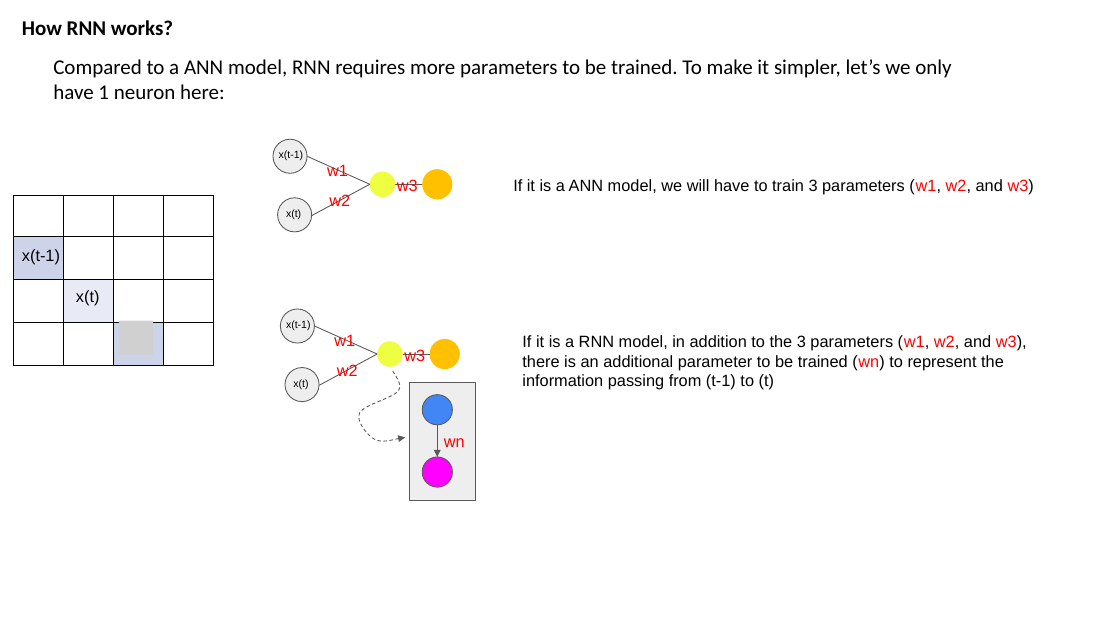
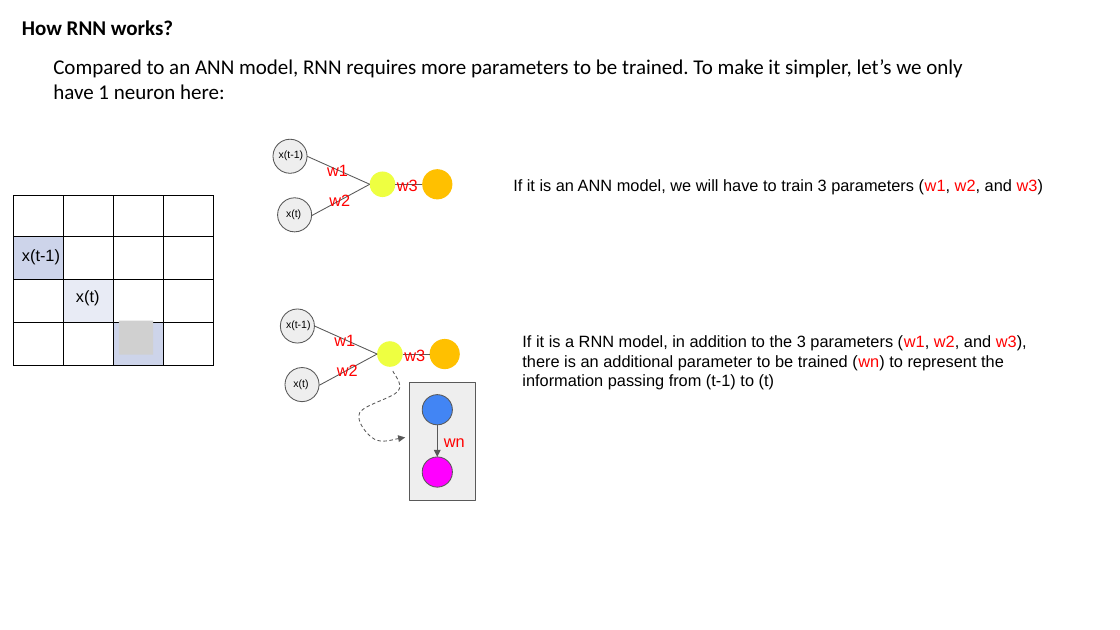
Before and after one commit to jzanetti/Sijin_ML, a slide deck: slide 11 of docs/source/deep_learning/slides/rnn_simple_rnn.pptx. Drawn at 1120x630 pixels with LibreOffice and Linux fonts; fonts in the diff are those of the drawing; grey boxes stand for pictures. Boxes give left, top, right and bottom in pixels: in the first picture for what was removed or moved away, otherwise in the second. Text is boxed around its words. In the diff, an @@ line names an element or a change of style, - is before the commit and + after.

```diff
--- a/docs/source/deep_learning/slides/rnn_simple_rnn.pptx
+++ b/docs/source/deep_learning/slides/rnn_simple_rnn.pptx
@@ text at (x1=53, y1=59, x2=962, y2=99): text changed @@
-Compared to a ANN model, RNN requires more parameters to be trained. To make it simpler, let’s we only have 1 neuron here:
+Compared to an ANN model, RNN requires more parameters to be trained. To make it simpler, let’s we only have 1 neuron here:
@@ text at (x1=513, y1=179, x2=1043, y2=195): text changed @@
-If it is a ANN model, we will have to train 3 parameters (w1, w2, and w3)
+If it is an ANN model, we will have to train 3 parameters (w1, w2, and w3)
```
Also in this commit, not shown: 9 other slides changed, 1 other file.
